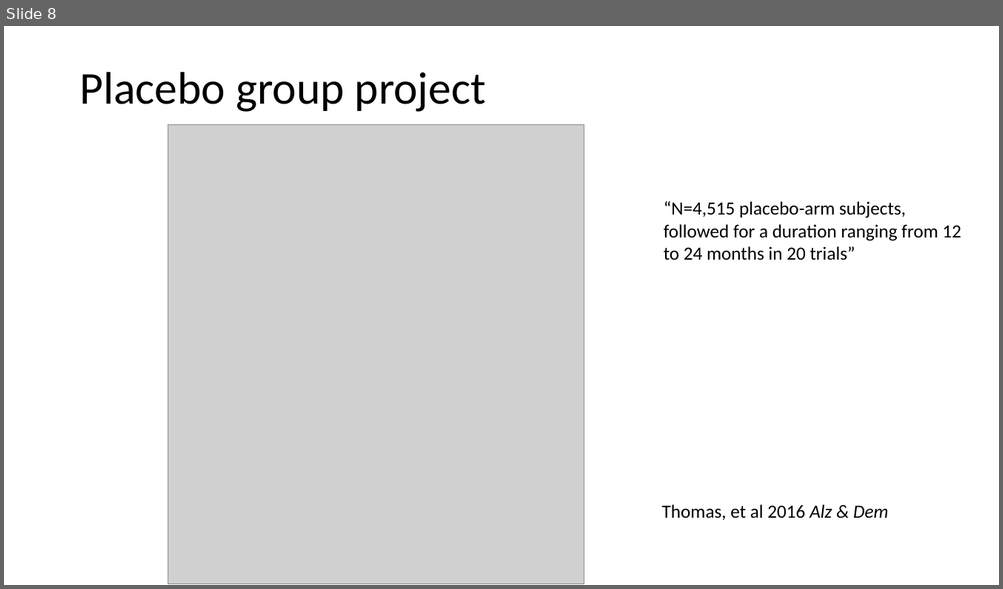
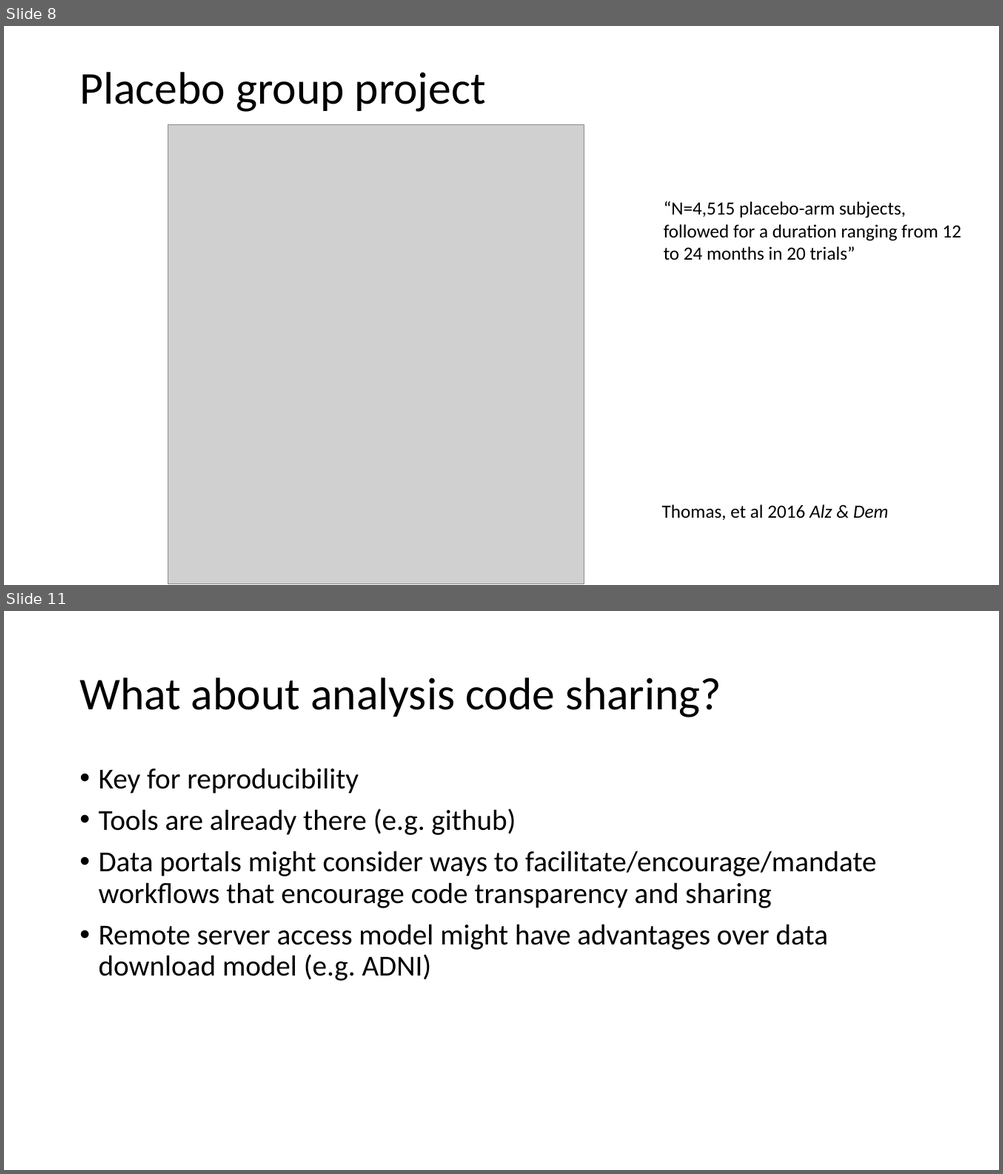
Before and after one commit to atrihub/AAIC2018ClinicalTrialMethods, a slide deck: AAIC2018DaDAdiscussion.pptx. Shown one above the other, each under a label of ours: slide 8 before the commit, slides 8 and 11 after it; the slides between them are not shown. The pictures are 1003x589 and 1003x1174 pixels, drawn with LibreOffice and Linux fonts; fonts in the diff are those of the drawing; grey boxes stand for pictures. Boxes give left, top, right and bottom in pixels: in the first picture for what was removed or moved away, otherwise in the second. Text is boxed around its words. In the diff, an @@ line names an element or a change of style, - is before the commit and + after.

```diff
--- a/AAIC2018DaDAdiscussion.pptx
+++ b/AAIC2018DaDAdiscussion.pptx
@@ slide 11 added at box(4, 611, 999, 1170), background #FFFFFF @@
@@ title added at box(79, 678, 721, 718), 44 pt, text #000000 @@
+What about analysis code sharing?
@@ text added at box(99, 768, 876, 981), 28 pt, text #000000 @@
+• Key for reproducibility
+• Tools are already there (e.g. github)
+• Data portals might consider ways to facilitate/encourage/mandate workflows that encourage code transparency and sharing
+• Remote server access model might have advantages over data download model (e.g. ADNI)
```
Also in this commit, not shown: 2 slides changed, 1 other slide added.
